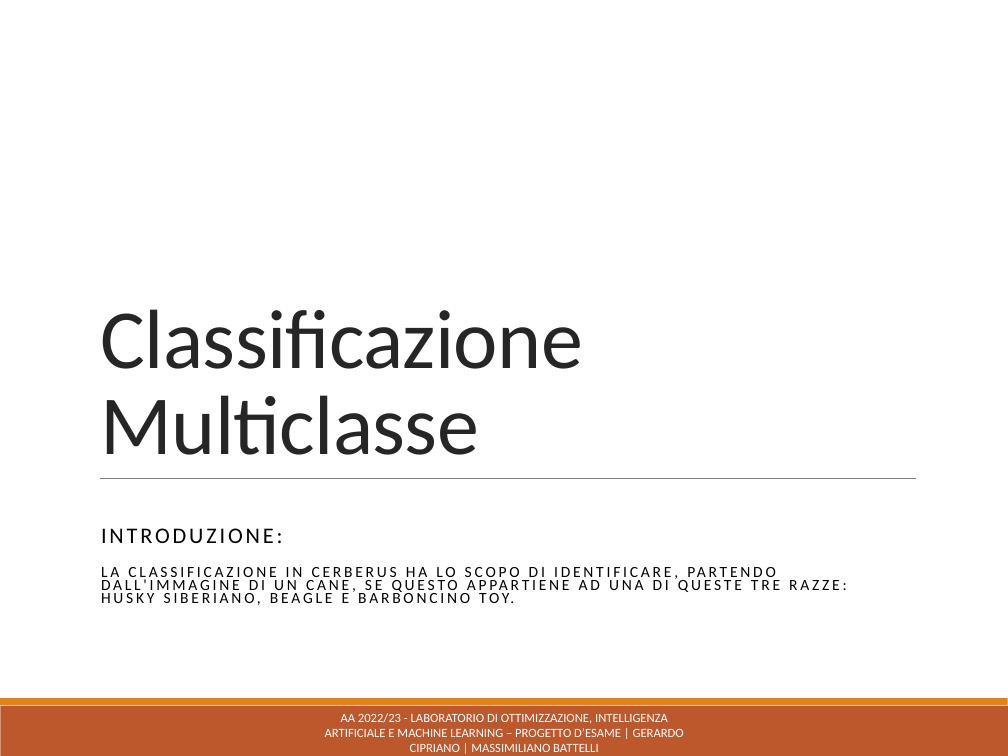
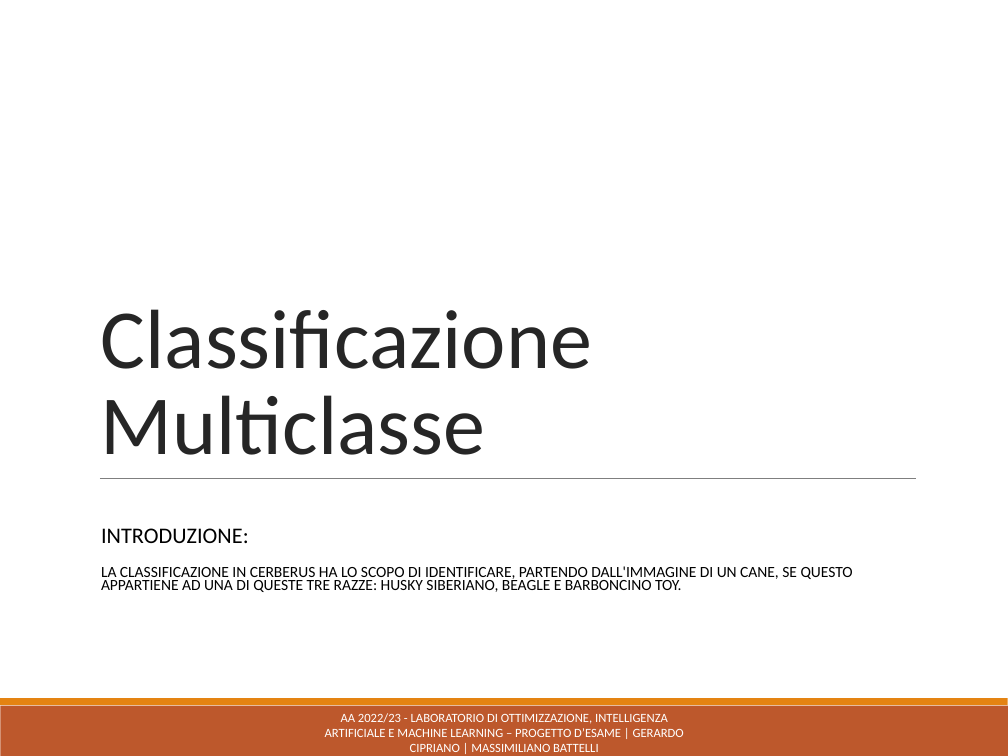
Before and after one commit to gerardocipriano/Cerberus-Dog-Breed-Classification-and-Body-Localization-PyTorch, a slide deck: slide 2 of progetto_cerberus.pptx. Drawn at 1008x756 pixels with LibreOffice and Linux fonts; fonts in the diff are those of the drawing. Boxes give left, top, right and bottom in pixels: in the first picture for what was removed or moved away, otherwise in the second. Text is boxed around its words. In the diff, an @@ line names an element or a change of style, - is before the commit and + after.

```diff
--- a/progetto_cerberus.pptx
+++ b/progetto_cerberus.pptx
@@ title "Classificazione Multiclasse" at [101,309,592,455]: letter spacing -0.5 to 0 pt @@
@@ subtitle "INTRODUZIONE:" at [101,528,853,592]: letter spacing 2 to 0 pt @@
```
Also in this commit, not shown: 12 other slides changed, 2 slides removed.
